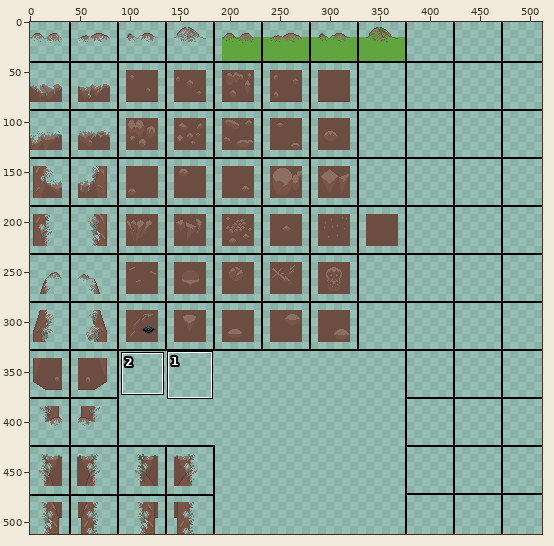
A pixel-art file gets an edit: Textures/Environment/Hill/hill-0003.aseprite. Above: a wide view before the commit, with the close-up outlined.
Close-up. The starting point:
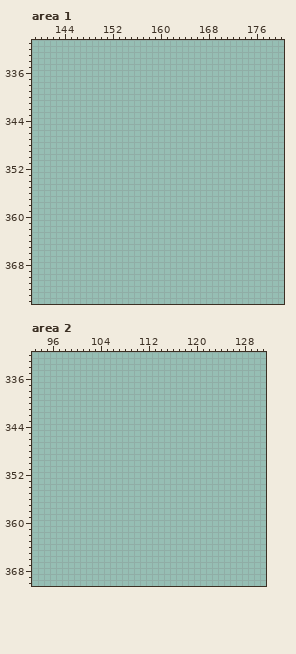
512x512 pixels, 1 frame. Shown: area 1: x 139..180, y 331..374; area 2: x 93..131, y 332..370.
Once edited:
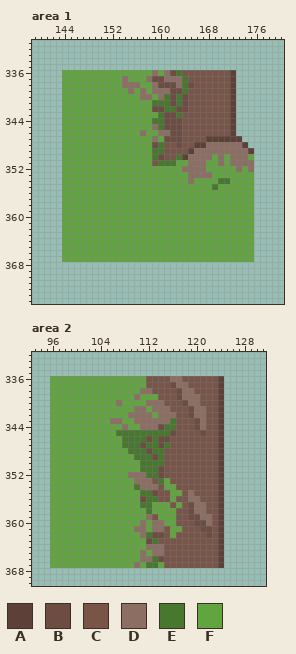
Palette (. is transparent): A #5d4037  B #6d4c41  C #795548  D #8d6e63  E #47782e  F #61a53f
Message: Update hills, Work on Tutorial stage
Change:
Changed rows in their new state; - is an unchanged pixel.
Area 1, layers "Layer 1", "Layer 2":
first column x 144:
336 FFFFFFFFFFFFFFFDFDBECCCCCCCCA---
337 FFFFFFFFFFDFFFDBBDDDECCCCCCCA---
338 FFFFFFFFFFDDDFFDBBBDEBCCCCCCA---
339 FFFFFFFFFFFDFDFDDDBBECCCCCCCA---
340 FFFFFFFFFFFFFDDFDEBEBCCCCCCCA---
341 FFFFFFFFFFFFFFFEEEBEBCCCCCCCA---
342 FFFFFFFFFFFFFFFBBEEBBCCCCCCCA---
343 FFFFFFFFFFFFFFFFEBBECCCCCCCCA---
344 FFFFFFFFFFFFFFFEEBBBCCCCCCCCA---
345 FFFFFFFFFFFFFFFDEBBBCCCCCCCCA---
346 FFFFFFFFFFFFFDFFDDBBCCCCCCCCA---
347 FFFFFFFFFFFFFFFDFBBBCCCCAAAAAA--
348 FFFFFFFFFFFFFFFBECCBCCAADDDDDDA-
349 FFFFFFFFFFFFFFFEECCCCADDDDDDDDDA
350 FFFFFFFFFFFFFFFEBCCEADDDDFDFDDDF
351 FFFFFFFFFFFFFFFCEEEFFDDDFFDFDDDD
352 FFFFFFFFFFFFFFFFFFFFDDDDFFFFFDFD
353 FFFFFFFFFFFFFFFFFFFFFDDDDFFFFFFF
354 FFFFFFFFFFFFFFFFFFFFFDFFFFEEFFFF
355 FFFFFFFFFFFFFFFFFFFFFFFFFEFFFFFF
356 FFFFFFFFFFFFFFFFFFFFFFFFFFFFFFFF
357 FFFFFFFFFFFFFFFFFFFFFFFFFFFFFFFF
358 FFFFFFFFFFFFFFFFFFFFFFFFFFFFFFFF
359 FFFFFFFFFFFFFFFFFFFFFFFFFFFFFFFF
360 FFFFFFFFFFFFFFFFFFFFFFFFFFFFFFFF
361 FFFFFFFFFFFFFFFFFFFFFFFFFFFFFFFF
362 FFFFFFFFFFFFFFFFFFFFFFFFFFFFFFFF
363 FFFFFFFFFFFFFFFFFFFFFFFFFFFFFFFF
364 FFFFFFFFFFFFFFFFFFFFFFFFFFFFFFFF
365 FFFFFFFFFFFFFFFFFFFFFFFFFFFFFFFF
366 FFFFFFFFFFFFFFFFFFFFFFFFFFFFFFFF
367 FFFFFFFFFFFFFFFFFFFFFFFFFFFFFFFF
Area 2, layers "Layer 1", "Layer 2":
first column x 96:
336 FFFFFFFFFFFFFFFFCCCCDDCCCCCCA
337 FFFFFFFFFFFFFFFFCCCCBDDCCCCCA
338 FFFFFFFFFFFFFFFDDCCCCBDDCCCCA
339 FFFFFFFFFFFFFFDFFFCCCBDDDCCCA
340 FFFFFFFFFFFDFFFFDDDCCCBDDCCCA
341 FFFFFFFFFFFFFFDDFDDDCCCBDDCCA
342 FFFFFFFFFFFFFDDDDFDDDCCBDDCCA
343 FFFFFFFFFFDDFFDDDDDDECCCBDCCA
344 FFFFFFFFFFFFDFFDDDBEECCCBDCCA
345 FFFFFFFFFFFEEEEEEEEEBCCCCBCCA
346 FFFFFFFFFFFFEEEEBEBBCCCCCCCCA
347 FFFFFFFFFFFFEEEBEEBECCCCCCCCA
348 FFFFFFFFFFFFFEEEBEECCCCCCCCCA
349 FFFFFFFFFFFFFFEEEBECCCCCCCCCA
350 FFFFFFFFFFFFFFFEEEECCCCCCCCCA
351 FFFFFFFFFFFFFFFEEEBCCCCCCCCCA
352 FFFFFFFFFFFFFDDDEEBCCCCCCCCCA
353 FFFFFFFFFFFFFFDDDCEFCCCCCCCCA
354 FFFFFFFFFFFFFFEDDDCFFCCCCCCCA
355 FFFFFFFFFFFFFFFEEBCCFFCDCCCCA
356 FFFFFFFFFFFFFFFBEECCFCCDDCCCA
357 FFFFFFFFFFFFFFFEEFFFCFCBDDCCA
358 FFFFFFFFFFFFFFFFEFFFFCCBDDCCA
359 FFFFFFFFFFFFFFFFDCFFFCCBBDDCA
360 FFFFFFFFFFFFFFFDFDDFFCCCBBDCA
361 FFFFFFFFFFFFFFDDFDDCFFCCCBBCA
362 FFFFFFFFFFFFFFFDEBBCFCCCCCBCA
363 FFFFFFFFFFFFFFFFBECCCCCCCCCCA
364 FFFFFFFFFFFFFFFFDDDCCCCCCCCCA
365 FFFFFFFFFFFFFFFDFDDCCCCCCCCCA
366 FFFFFFFFFFFFFFFDDEBCCCCCCCCCA
367 FFFFFFFFFFFFFFDFEEFCCCCCCCCCA
